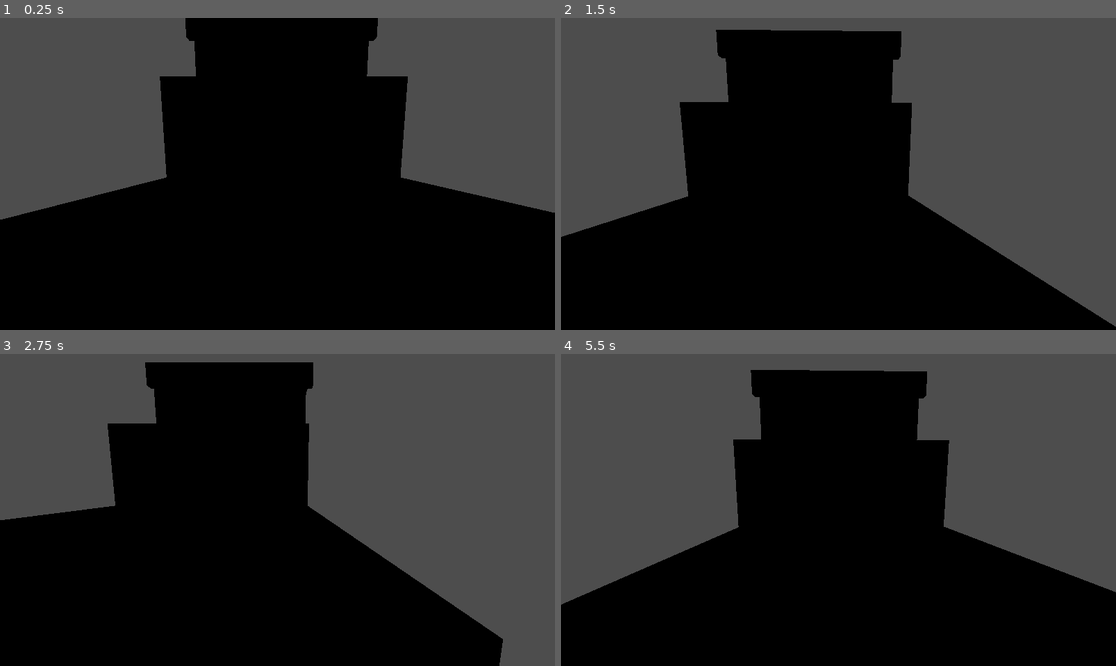
Above: before the commit, frames 1-4 (two rows, left to right).
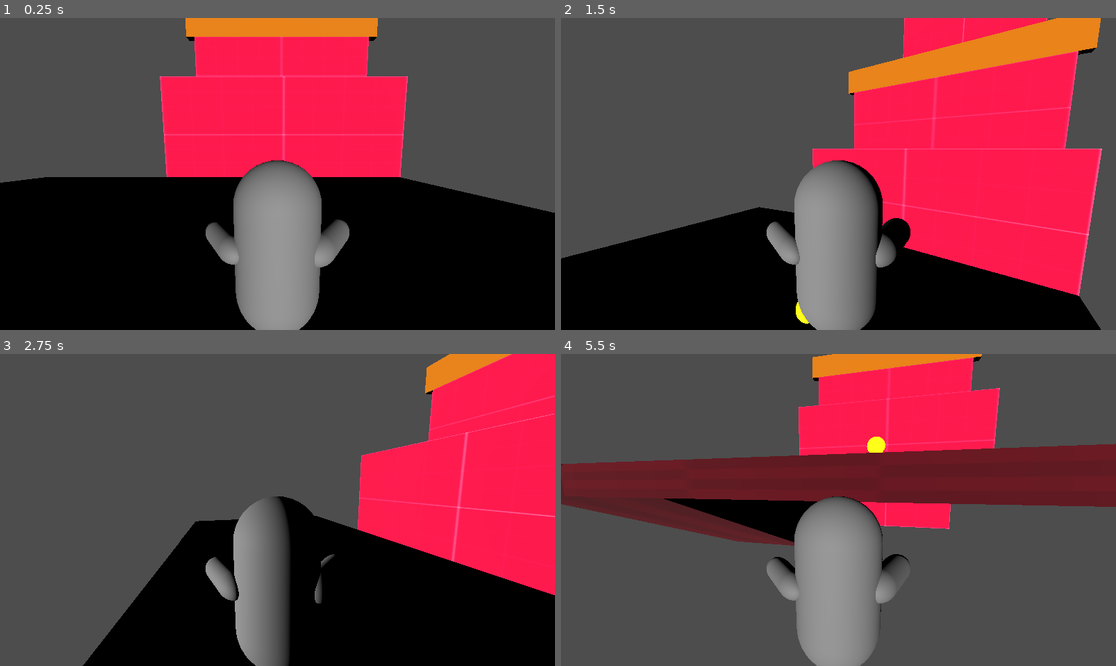
Above: after the commit, the same moments.

Repository: Rayvet24/Movimiento-3d-y-Grayboxing
Game: Godot game, scene res://Nivel.tscn
The game is run twice, just before and just after one commit, with the same random seed, the same clock (stepped at 60 frames per second) and the same inputs.
Inputs:
- Up to frame 1 (0.25 s): no input
- Up to frame 2 (1.5 s): hold D (Right) 0.53-1.28 s; hold Left (Rotate cam left) 0.53-1.28 s; tap Space (Jump) at 0.77, 1.07 s; tap Right (Rotate cam right) at 0.8, 1.35 s; hold S (Down) from 1.28 s (still down)
- Up to frame 3 (2.75 s): tap Space (Jump) at 1.52, 1.55, 1.82, 2.1 s; release S (Down) at 2.03 s; hold D (Right) from 2.03 s (still down); hold Left (Rotate cam left) from 2.03 s (still down)
- Up to frame 4 (5.5 s): release D (Right) at 2.78 s; release Left (Rotate cam left) at 2.78 s; hold W (Up) 2.78-3.53 s; tap Left (Rotate cam left) at 2.85, 4.35 s; tap Space (Jump) at 3.02, 3.32, 3.77, 3.8, 4.07, 4.52, 4.82 s; tap Right (Rotate cam right) at 3.05 s; hold Right (Rotate cam right) 3.53-4.28 s; hold A (Left) 3.53-5.03 s; hold S (Down) from 5.03 s (still down); hold Right (Rotate cam right) from 5.03 s (still down)

The runs differ from the first frame. In frame 1, 30% of the frame differs, in the area x 0-74%, y 0-100%; in frame 2, 56%; in frame 3, 59%; in frame 4, 70%, in the area x 0-100%, y 0-100%.

Commit message:
Grayboxing del nivel completo

Diff:
--- /dev/null
+++ b/3new_standard_material_3d.tres
@@ -0,0 +1,4 @@
+[gd_resource type="StandardMaterial3D" format=3 uid="uid://bxynsmx6uqmds"]
+
+[resource]
+albedo_color = Color(0.906746, 0.5022975, 0, 1)
--- a/Nivel.tscn
+++ b/Nivel.tscn
@@ -4,6 +4,7 @@
 [ext_resource type="PackedScene" uid="uid://bexfo4xpyxrlv" path="res://Personaje.tscn" id="2_8g3sk"]
 [ext_resource type="Material" uid="uid://upxt2ri5gkgl" path="res://2new_standard_material_3d.tres" id="2_spw24"]
 [ext_resource type="PackedScene" uid="uid://bglc27rrgj7xd" path="res://moneda.tscn" id="3_c4cy6"]
+[ext_resource type="Material" uid="uid://bxynsmx6uqmds" path="res://3new_standard_material_3d.tres" id="3_spw24"]
 
 [node name="Nivel" type="Node3D" unique_id=2140903214]
 
@@ -30,17 +31,102 @@
 size = Vector3(11, 9, 1)
 material = ExtResource("2_spw24")
 
+[node name="CSGBox3D19" type="CSGBox3D" parent="Grayboxing" unique_id=789763309]
+transform = Transform3D(1.9499999, 0, 0, 0, 1, 0, 0, 0, 1, 0.9816681, 10.5, -118)
+size = Vector3(5.6619873, 12, 1)
+material = ExtResource("2_spw24")
+
+[node name="CSGBox3D21" type="CSGBox3D" parent="Grayboxing" unique_id=1568432035]
+transform = Transform3D(1.9499999, 0, 0, 0, 1, 0, 0, 0, 1, 0.9816681, 24.5, -80)
+size = Vector3(5.6619873, 16, 1)
+material = ExtResource("2_spw24")
+
+[node name="CSGBox3D20" type="CSGBox3D" parent="Grayboxing" unique_id=1561576049]
+transform = Transform3D(1.9499999, 0, 0, 0, 1, 0, 0, 0, 1, 0.9816681, 24, -112.5)
+size = Vector3(5.6619873, 17, 12)
+material = ExtResource("2_spw24")
+
 [node name="CSGBox3D5" type="CSGBox3D" parent="Grayboxing" unique_id=2007663709]
 transform = Transform3D(1.9499999, 0, 0, 0, 1, 0, 0, 0, 1, 0.5, 18, -25)
 size = Vector3(12, 3, 1)
+material = ExtResource("3_spw24")
 
 [node name="CSGBox3D6" type="CSGBox3D" parent="Grayboxing" unique_id=139081828]
 transform = Transform3D(1.9499999, 0, 0, 0, 1, 0, 0, 0, 1, 0.5, 19, -30)
 size = Vector3(12, 1, 9)
 material = ExtResource("1_0b6j0")
 
-[node name="CharacterBody3D" parent="." unique_id=637575195 instance=ExtResource("2_8g3sk")]
-transform = Transform3D(1, 0, 0, 0, 1, 0, 0, 0, 1, 0, 2, 0)
+[node name="CSGPolygon3D" type="CSGPolygon3D" parent="Grayboxing" unique_id=1951852838]
+transform = Transform3D(-4.371139e-08, 0, -10.2960005, 0, 1, 0, 1, 0, -4.5005248e-07, -19.42028, -8, -35)
+polygon = PackedVector2Array(-0.59737396, 0.44290447, 20.51342, 8.504674, 38.54318, 8.489214, 19, 0)
+material = ExtResource("1_0b6j0")
+
+[node name="CSGBox3D7" type="CSGBox3D" parent="Grayboxing" unique_id=3913729]
+transform = Transform3D(1, 0, 0, 0, 1, 0, 0, 0, 1, 0.5, 5.5, -35)
+size = Vector3(24, 28, 1)
+material = ExtResource("2_spw24")
+
+[node name="CSGBox3D8" type="CSGBox3D" parent="Grayboxing" unique_id=221776738]
+transform = Transform3D(1, 0, 0, 0, 1, 0, 0, 0, 1, -3.5, -8, -42)
+size = Vector3(32, 1, 13)
+material = ExtResource("1_0b6j0")
+
+[node name="CSGBox3D9" type="CSGBox3D" parent="Grayboxing" unique_id=95189435]
+transform = Transform3D(1, 0, 0, 0, 1, 0, 0, 0, 1, 0.5, 15, -54.5)
+size = Vector3(24, 47, 12)
+material = ExtResource("2_spw24")
+
+[node name="CSGCylinder3D" type="CSGCylinder3D" parent="Grayboxing" unique_id=929585673]
+transform = Transform3D(1, 0, 0, 0, -4.371139e-08, -1, 0, 1, -4.371139e-08, 1, 11, -54.3125)
+operation = 2
+radius = 4.0
+height = 14.375
+material = ExtResource("2_spw24")
+
+[node name="CSGBox3D10" type="CSGBox3D" parent="Grayboxing" unique_id=378430540]
+transform = Transform3D(1, 0, 0, 0, 1, 0, 0, 0, 1, 1, 5, -89)
+size = Vector3(11, 1, 57)
+material = ExtResource("1_0b6j0")
+
+[node name="CSGBox3D17" type="CSGBox3D" parent="Grayboxing" unique_id=2036849588]
+transform = Transform3D(1, 0, 0, 0, 1, 0, 0, 0, 1, 1, 16, -85)
+size = Vector3(11, 1, 11)
+material = ExtResource("1_0b6j0")
+
+[node name="CSGBox3D18" type="CSGBox3D" parent="Grayboxing" unique_id=51340863]
+transform = Transform3D(1, 0, 0, 0, 1, 0, 0, 0, 1, 1, 33, -99)
+size = Vector3(11, 1, 39)
+material = ExtResource("1_0b6j0")
+
+[node name="CSGBox3D11" type="CSGBox3D" parent="Grayboxing" unique_id=1234425123]
+transform = Transform3D(1, 0, 0, 0, 1, 0, 0, 0, 1, 1, 7, -80)
+size = Vector3(11, 3, 1)
+material = ExtResource("3_spw24")
+
+[node name="CSGBox3D12" type="CSGBox3D" parent="Grayboxing" unique_id=641249790]
+transform = Transform3D(1, 0, 0, 0, 1, 0, 0, 0, 1, 1, 14, -80)
+size = Vector3(11, 3, 1)
+material = ExtResource("3_spw24")
+
+[node name="CSGBox3D13" type="CSGBox3D" parent="Grayboxing" unique_id=349664636]
+transform = Transform3D(1, 0, 0, 0, 1, 0, 0, 0, 1, 1, 7, -90)
+size = Vector3(11, 3, 1)
+material = ExtResource("3_spw24")
+
+[node name="CSGBox3D14" type="CSGBox3D" parent="Grayboxing" unique_id=1178779361]
+transform = Transform3D(1, 0, 0, 0, 1, 0, 0, 0, 1, 1, 14, -90)
+size = Vector3(11, 3, 1)
+material = ExtResource("3_spw24")
+
+[node name="CSGBox3D15" type="CSGBox3D" parent="Grayboxing" unique_id=1968175713]
+transform = Transform3D(1, 0, 0, 0, 1, 0, 0, 0, 1, 1, 7, -107)
+size = Vector3(11, 3, 1)
+material = ExtResource("3_spw24")
+
+[node name="CSGBox3D16" type="CSGBox3D" parent="Grayboxing" unique_id=2028723985]
+transform = Transform3D(1, 0, 0, 0, 1, 0, 0, 0, 1, 1, 14, -107)
+size = Vector3(11, 3, 1)
+material = ExtResource("3_spw24")
 
 [node name="monedas" type="Node3D" parent="." unique_id=231288328]
 
@@ -49,3 +135,18 @@
 
 [node name="Moneda2" parent="monedas" unique_id=22740217 instance=ExtResource("3_c4cy6")]
 transform = Transform3D(1, 0, 0, 0, 1, 0, 0, 0, 1, 1, 20, -27)
+
+[node name="Moneda3" parent="monedas" unique_id=140338644 instance=ExtResource("3_c4cy6")]
+transform = Transform3D(1, 0, 0, 0, 1, 0, 0, 0, 1, 1, 10, -53)
+
+[node name="Moneda4" parent="monedas" unique_id=580483963 instance=ExtResource("3_c4cy6")]
+transform = Transform3D(1, 0, 0, 0, 1, 0, 0, 0, 1, 1, 14, -112)
+
+[node name="Moneda5" parent="monedas" unique_id=1892028897 instance=ExtResource("3_c4cy6")]
+transform = Transform3D(1, 0, 0, 0, 1, 0, 0, 0, 1, 1, 18, -85)
+
+[node name="DirectionalLight3D" type="DirectionalLight3D" parent="." unique_id=1793066999]
+transform = Transform3D(1, 0, 0, 0, 1, 0, 0, 0, 1, 0, 40, 0)
+
+[node name="CharacterBody3D" parent="." unique_id=637575195 instance=ExtResource("2_8g3sk")]
+transform = Transform3D(1, 0, 0, 0, 1, 0, 0, 0, 1, 0, 2, 0)
--- a/personaje.gd
+++ b/personaje.gd
@@ -1,7 +1,7 @@
 extends CharacterBody3D
 
 const SPEED = 5.0
-const JUMP_VELOCITY = 4.5
+const JUMP_VELOCITY = 13
 var Double_Jump: bool
 
 func _physics_process(delta: float) -> void:
@@ -18,7 +18,7 @@
 		velocity.y = JUMP_VELOCITY
 	#Doble salto
 	if Input.is_action_just_pressed("Jump") and not is_on_floor() and Double_Jump == true:
-		velocity.y = JUMP_VELOCITY
+		velocity.y = JUMP_VELOCITY/1.7
 		Double_Jump = false
 
 	#Movimiento básico
@@ -32,9 +32,9 @@
 		velocity.z = move_toward(velocity.z, 0, SPEED)
 
 	#Rotar
-	if Input.is_action_just_pressed("Rotate cam left"):
+	if Input.is_action_pressed("Rotate cam left"):
 		rotate(Vector3.UP, 1 * delta)
-	if Input.is_action_just_pressed("Rotate cam right"):
+	if Input.is_action_pressed("Rotate cam right"):
 		rotate(Vector3.UP, -1 * delta)
 
 	move_and_slide()
